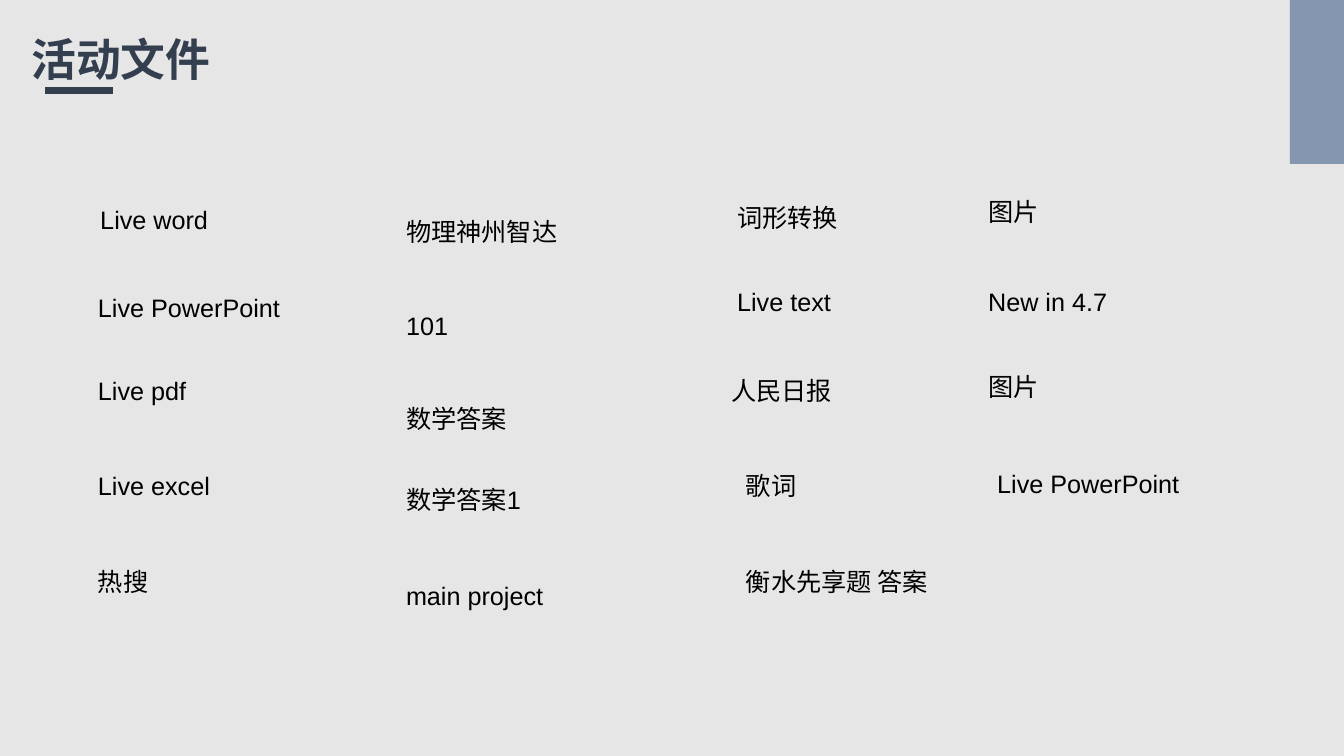
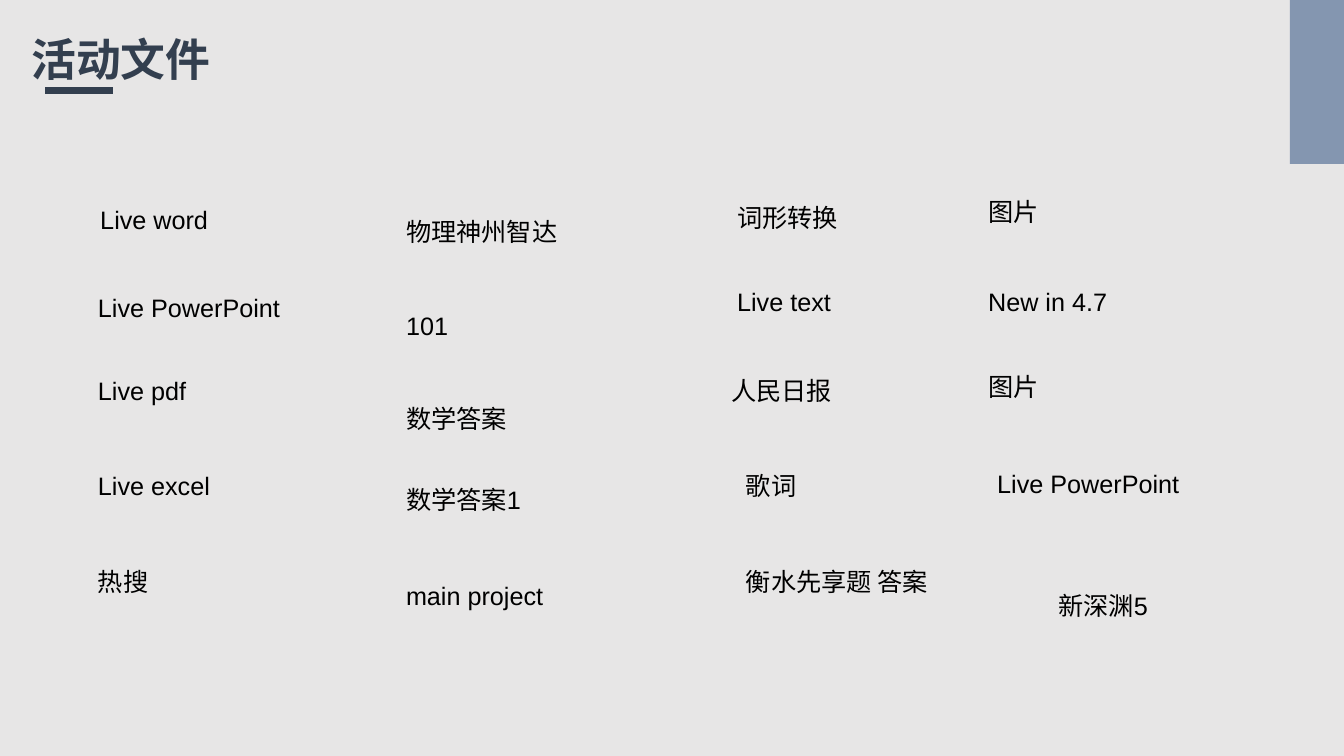
Before and after one commit to Bukehi/BukehiWeb, a slide deck: slide 4 of livefile/livepowerpoint.pptx. Drawn at 1344x756 pixels with LibreOffice and Linux fonts; fonts in the diff are those of the drawing. Boxes give left, top, right and bottom in pixels: in the first picture for what was removed or moved away, otherwise in the second. Text is boxed around its words. In the diff, an @@ line names an element or a change of style, - is before the commit and + after.

```diff
--- a/livefile/livepowerpoint.pptx
+++ b/livefile/livepowerpoint.pptx
@@ text added at (x1=1058, y1=594, x2=1148, y2=617), 18 pt, text #000000 @@
+新深渊5
```
Also in this commit, not shown: 2 other files.
